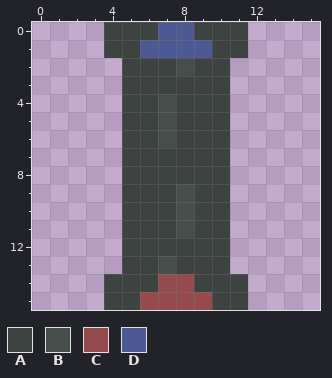
Pixel-art sprite: textures/tiles/extractor.png. The first picture shows the starting point.
The file is 16x16 pixels. Colours within 5 levels of each other are drawn and written as one.
Palette (. is transparent): A #3d4341  B #464e4c  C #954b4b  D #4b5a95
Pixels before, first column x 4:
 0 AAADDAAA
 1 AADDDDAA
 2 .AAABAA.
 3 .AAAAAA.
 4 .AABAAA.
 5 .AABAAA.
 6 .AABAAA.
 7 .AAAAAA.
 8 .AAAAAA.
 9 .AAABAA.
10 .AAABAA.
11 .AAABAA.
12 .AAAAAA.
13 .AABAAA.
14 AAACCAAA
15 AACCCCAA
After:
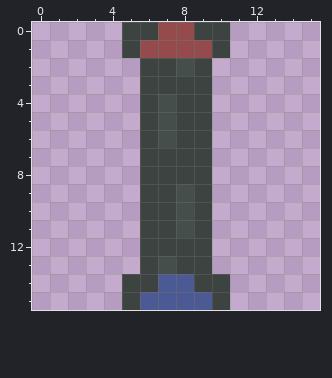
Edits made:
colour C: #954b4b -> #4b5a95
colour D: #4b5a95 -> #954b4b
Changed rows in their new state; - is a pixel that keeps its letter.
first column x 4:
 0 .------.
 1 .------.
 2 -.----.-
 3 -.----.-
 4 -.----.-
 5 -.----.-
 6 -.----.-
 7 -.----.-
 8 -.----.-
 9 -.----.-
10 -.----.-
11 -.----.-
12 -.----.-
13 -.----.-
14 .------.
15 .------.
